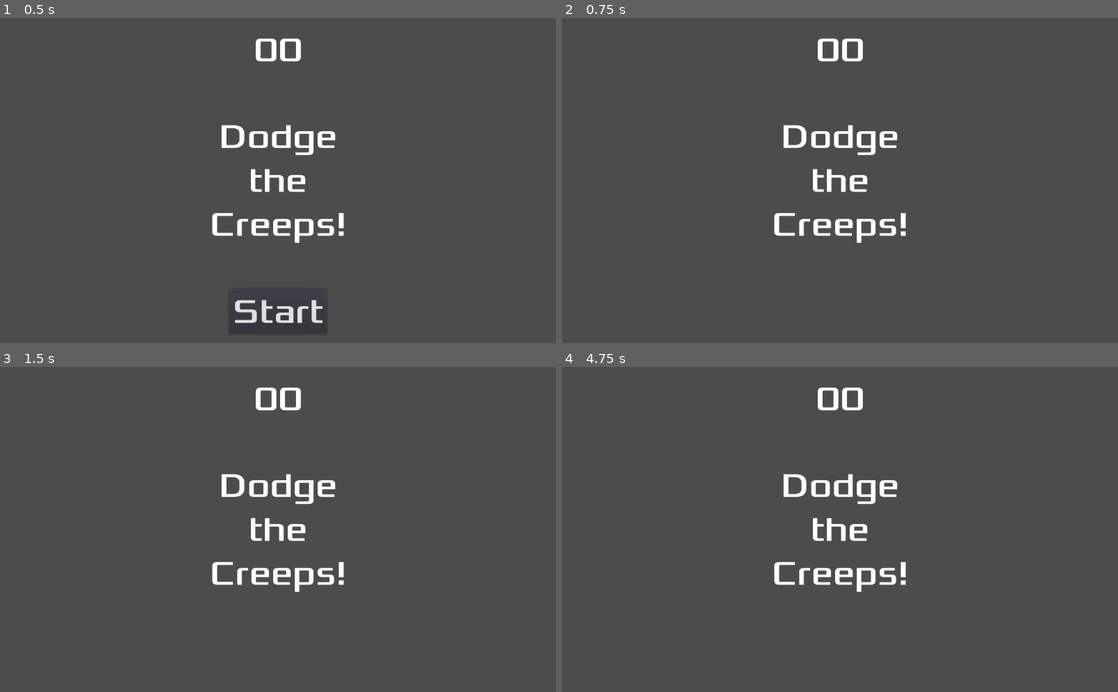
Above: before the commit, frames 1-4 (two rows, left to right).
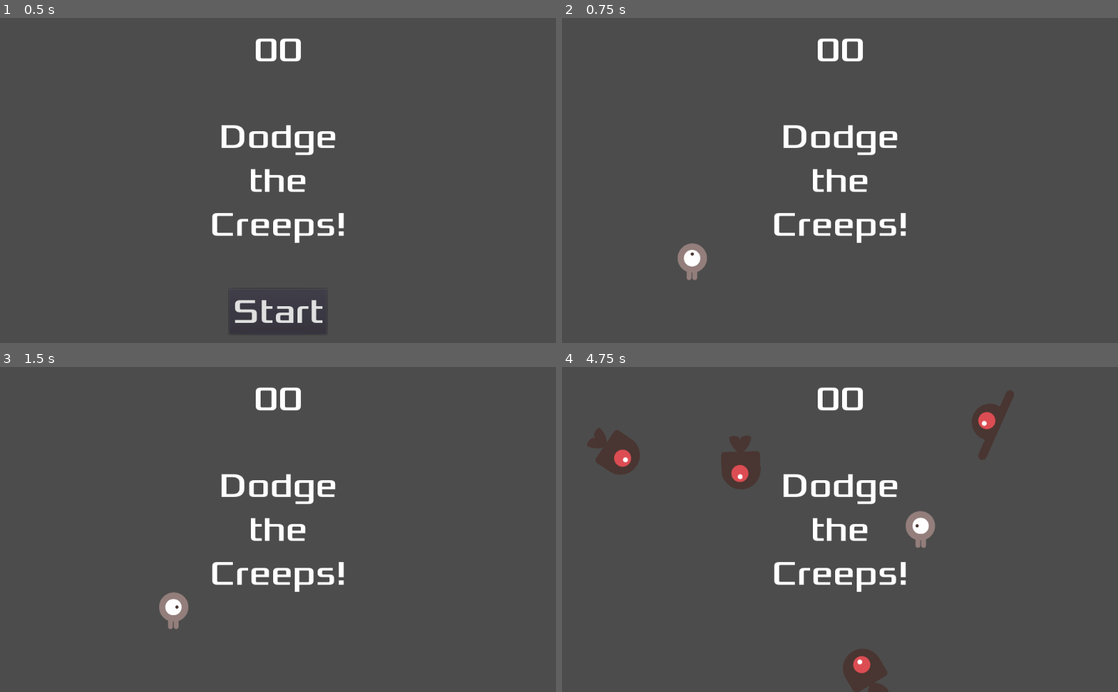
Above: after the commit, the same moments.

Repository: peter201943/dodge-the-creeps
Game: Godot game, scene res://scene/Main.tscn
Same seed, same stepped clock (60 frames per second), same inputs: the game is played once before the commit and once after it.
Inputs:
- Up to frame 1 (0.5 s): no input
- Up to frame 2 (0.75 s): click "Start" at 0.5 s
- Up to frame 3 (1.5 s): tap Enter at 1.25 s; hold Right (ui_right) from 1.28 s (still down)
- Up to frame 4 (4.75 s): release Right (ui_right) at 2.03 s; hold Down (ui_down) 2.03-2.78 s; hold Right (ui_right) 2.78-3.53 s; hold Up (ui_up) 3.53-4.28 s; hold Left (ui_left) from 4.28 s (still down)

Frame 1 is identical in both runs. In frame 2, 0.4% of the frame differs, in the area x 20-27%, y 69-81%; in frame 3, 0.4%; in frame 4, 3.5%, in the area x 4-82%, y 7-100%.

Commit message:
Fix Mob Builder

Diff:
--- /dev/null
+++ b/scene/HUD.tscn
@@ -0,0 +1,71 @@
+[gd_scene load_steps=6 format=2]
+
+[ext_resource path="res://script/HUD.gd" type="Script" id=1]
+[ext_resource path="res://font/Xolonium-Regular.ttf" type="DynamicFontData" id=2]
+
+[sub_resource type="DynamicFont" id=2]
+size = 64
+font_data = ExtResource( 2 )
+
+[sub_resource type="DynamicFont" id=3]
+size = 64
+font_data = ExtResource( 2 )
+
+[sub_resource type="DynamicFont" id=4]
+size = 64
+font_data = ExtResource( 2 )
+
+[node name="HUD" type="CanvasLayer"]
+script = ExtResource( 1 )
+
+[node name="Score" type="Label" parent="."]
+anchor_left = 0.5
+anchor_right = 0.5
+margin_left = -45.0
+margin_top = 20.0
+margin_right = 45.0
+margin_bottom = 78.0
+custom_fonts/font = SubResource( 2 )
+text = "00"
+align = 1
+valign = 1
+__meta__ = {
+"_edit_use_anchors_": false
+}
+
+[node name="Message" type="Label" parent="."]
+anchor_left = 0.5
+anchor_top = 0.5
+anchor_right = 0.5
+anchor_bottom = 0.5
+margin_left = -160.5
+margin_top = -120.0
+margin_right = 160.5
+margin_bottom = 120.0
+custom_fonts/font = SubResource( 3 )
+text = "Dodge the Creeps!"
+align = 1
+valign = 1
+autowrap = true
+__meta__ = {
+"_edit_use_anchors_": false
+}
+
+[node name="Start" type="Button" parent="."]
+anchor_left = 0.5
+anchor_top = 1.0
+anchor_right = 0.5
+anchor_bottom = 1.0
+margin_left = -90.0
+margin_top = -100.0
+margin_right = 90.0
+margin_bottom = -20.0
+custom_fonts/font = SubResource( 4 )
+text = "Start"
+__meta__ = {
+"_edit_use_anchors_": false
+}
+
+[node name="MessageDelay" type="Timer" parent="."]
+wait_time = 2.0
+one_shot = true
--- a/scene/Main.tscn
+++ b/scene/Main.tscn
@@ -1,27 +1,14 @@
-[gd_scene load_steps=10 format=2]
+[gd_scene load_steps=6 format=2]
 
 [ext_resource path="res://scene/Player.tscn" type="PackedScene" id=1]
 [ext_resource path="res://script/Main.gd" type="Script" id=2]
 [ext_resource path="res://scene/Mob.tscn" type="PackedScene" id=3]
-[ext_resource path="res://font/Xolonium-Regular.ttf" type="DynamicFontData" id=4]
-[ext_resource path="res://script/HUD.gd" type="Script" id=5]
+[ext_resource path="res://scene/HUD.tscn" type="PackedScene" id=4]
 
 [sub_resource type="Curve2D" id=1]
 _data = {
 "points": PoolVector2Array( 0, 0, 0, 0, 1.41589, 597.964, 0, 0, 0, 0, 5.91719, 7.02322, 0, 0, 0, 0, 1022.31, 3.77386, 0, 0, 0, 0, 1021.08, 595.544, 0, 0, 0, 0, 1.41589, 597.964 )
 }
-
-[sub_resource type="DynamicFont" id=2]
-size = 64
-font_data = ExtResource( 4 )
-
-[sub_resource type="DynamicFont" id=3]
-size = 64
-font_data = ExtResource( 4 )
-
-[sub_resource type="DynamicFont" id=4]
-size = 64
-font_data = ExtResource( 4 )
 
 [node name="Main" type="Node2D"]
 script = ExtResource( 2 )
@@ -48,58 +35,4 @@
 position = Vector2( 1.41589, 597.964 )
 rotation = -1.56318
 
-[node name="HUD" type="CanvasLayer" parent="."]
-script = ExtResource( 5 )
-
-[node name="Score" type="Label" parent="HUD"]
-anchor_left = 0.5
-anchor_right = 0.5
-margin_left = -45.0
-margin_top = 20.0
-margin_right = 45.0
-margin_bottom = 78.0
-custom_fonts/font = SubResource( 2 )
-text = "00"
-align = 1
-valign = 1
-__meta__ = {
-"_edit_use_anchors_": false
-}
-
-[node name="Message" type="Label" parent="HUD"]
-anchor_left = 0.5
-anchor_top = 0.5
-anchor_right = 0.5
-anchor_bottom = 0.5
-margin_left = -160.5
-margin_top = -120.0
-margin_right = 160.5
-margin_bottom = 120.0
-custom_fonts/font = SubResource( 3 )
-text = "Dodge the Creeps!"
-align = 1
-valign = 1
-autowrap = true
-__meta__ = {
-"_edit_use_anchors_": false
-}
-
-[node name="Start" type="Button" parent="HUD"]
-anchor_left = 0.5
-anchor_top = 1.0
-anchor_right = 0.5
-anchor_bottom = 1.0
-margin_left = -90.0
-margin_top = -100.0
-margin_right = 90.0
-margin_bottom = -20.0
-custom_fonts/font = SubResource( 4 )
-text = "Start"
-__meta__ = {
-"_edit_use_anchors_": false
-}
-
-[node name="MessageDelay" type="Timer" parent="HUD"]
-wait_time = 2.0
-one_shot = true
-[connection signal="hit" from="Player" to="." method="game_over"]
+[node name="HUD" parent="." instance=ExtResource( 4 )]
--- a/script/Main.gd
+++ b/script/Main.gd
@@ -16,6 +16,8 @@
 const score_timer_name := "ScoreTimer"		# What we call the score timer
 const mob_timer_name := "MobTimer"			# What we call the mob timer
 const mob_path_name := "MobPath"			# What we call the mob path
+const spawn_finder_name := "SpawnFinder"	# What we call the spawner
+const hud_name := "HUD"						# What we call the hud
 
 
 
@@ -29,6 +31,8 @@
 var score_timer								# Time between points
 var mob_timer								# Time between spawns
 var mob_path								# Where we can spawn mobs
+var spawn_finder							# Where we spawn a particular mob
+var hud										# How we display messages
 
 
 
@@ -50,15 +54,17 @@
 	start_timer = self.get_node(start_timer_name)
 	score_timer = self.get_node(score_timer_name)
 	mob_timer = self.get_node(mob_timer_name)
-	print(start_timer_name + ": " + str(start_timer))
+	mob_path = self.get_node(mob_path_name)
+	hud = self.get_node(hud_name)
 
 
 func _connect_signals():
 	# Connects to each timer and player
-	#player.connect("hit", self, "game_over")
+	player.connect("hit", self, "game_over")
 	start_timer.connect("timeout", self, "_start_timers")
 	score_timer.connect("timeout", self, "_score_point")
 	mob_timer.connect("timeout", self, "_spawn_mob")
+	hud.connect("start_game", self, "new_game")
 
 
 
@@ -92,17 +98,18 @@
 	# Randomly Spawns a Mob
 
 	# Choose a random location on Path2D.
-	mob_path.get_node("SpawnFinder").offset = randi()
+	spawn_finder = mob_path.get_node(spawn_finder_name)
+	spawn_finder.offset = randi()
 
 	# Create a Mob instance and add it to the scene.
 	var mob = Mob.instance()
 	add_child(mob)
 
 	# Set the mob's direction perpendicular to the path direction.
-	var direction = mob_path.get_node("SpawnFinder").rotation + PI / 2
+	var direction = spawn_finder.rotation + (PI / 2)
 
 	# Set the mob's position to a random location.
-	mob.position = mob_path.get_node("SpawnFinder").position
+	mob.position = spawn_finder.position
 
 	# Add some randomness to the direction.
 	direction += rand_range(-PI / 4, PI / 4)
